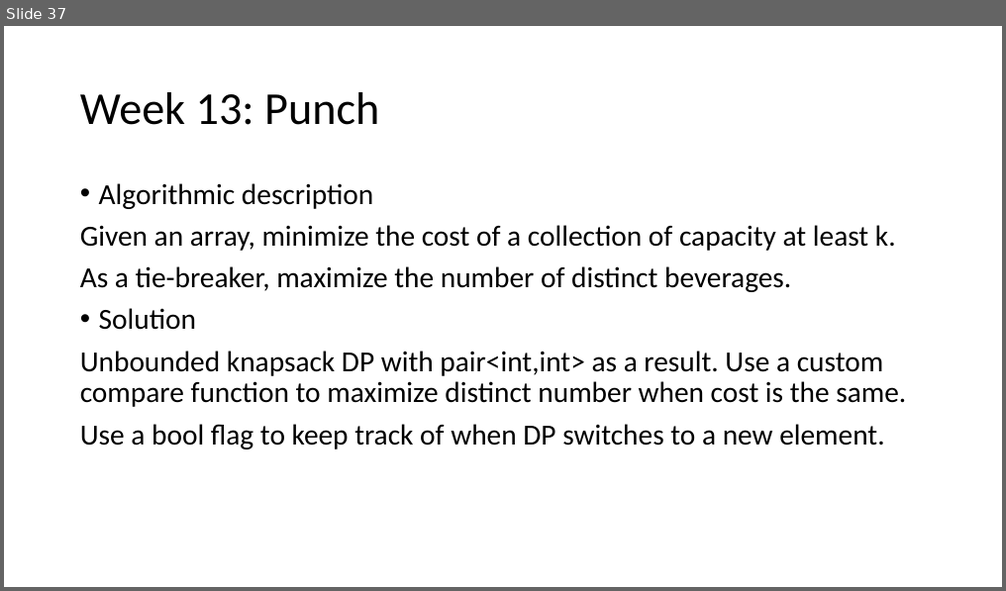
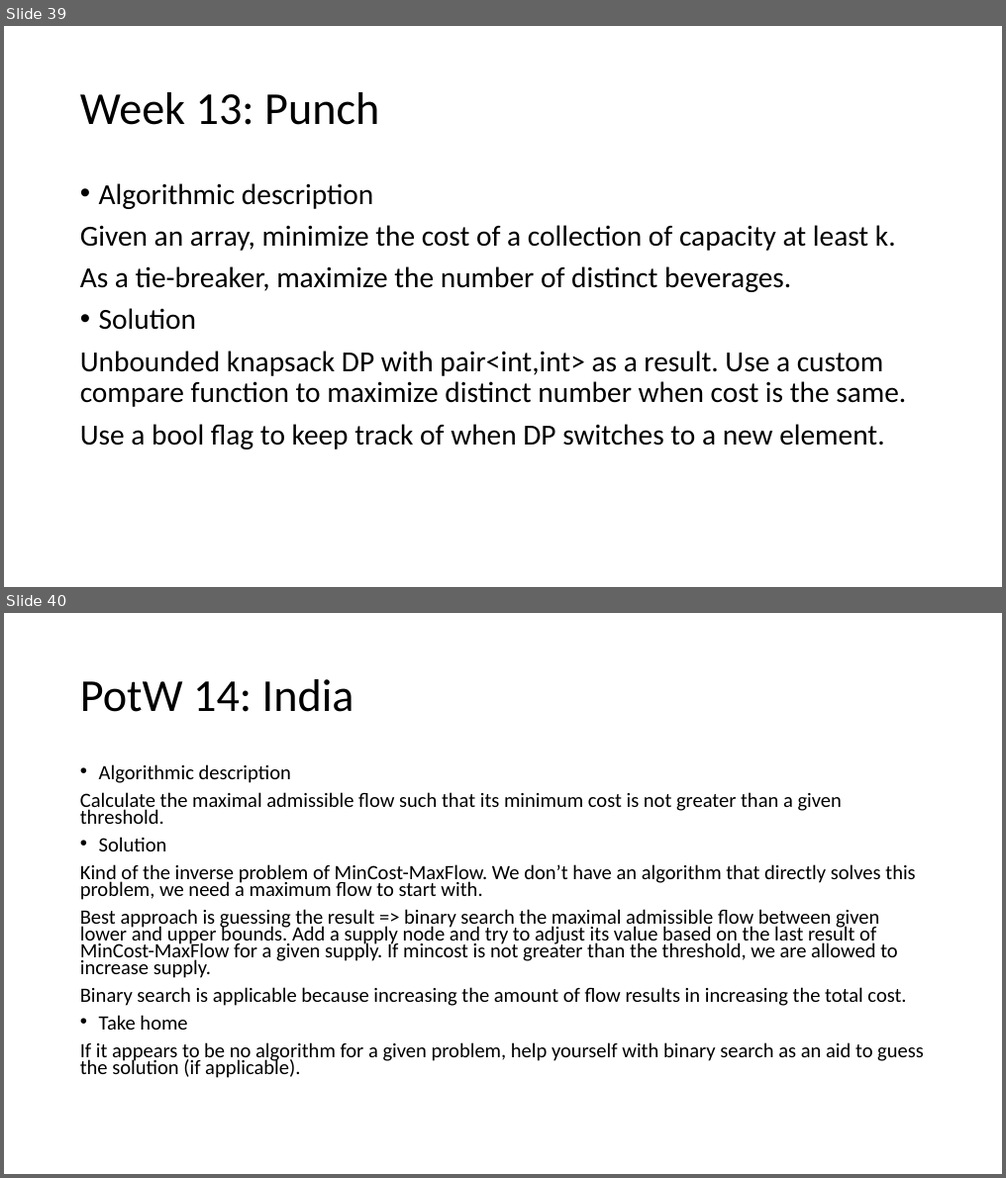
Before and after one commit to giacomocamposampiero/algolab, a slide deck: Recap.pptx. Shown one above the other, each under a label of ours: slide 37 before the commit, slides 39 and 40 after it. The pictures are 1006x591 and 1006x1178 pixels, drawn with LibreOffice and Linux fonts; fonts in the diff are those of the drawing. Boxes give left, top, right and bottom in pixels: in the first picture for what was removed or moved away, otherwise in the second. Text is boxed around its words. In the diff, an @@ line names an element or a change of style, - is before the commit and + after.

Commit message:
Added more problems

```diff
--- a/Recap.pptx
+++ b/Recap.pptx
@@ slide 40 added at box(4, 613, 1002, 1174), background #FFFFFF @@
@@ title added at box(80, 679, 354, 712), 44 pt, text #000000 @@
+PotW 14: India
@@ text added at box(80, 764, 924, 1078), 19.6 pt, text #000000 @@
+• Algorithmic description
+Calculate the maximal admissible flow such that its minimum cost is not greater than a given threshold.
+• Solution
+Kind of the inverse problem of MinCost-MaxFlow. We don’t have an algorithm that directly solves this problem, we need a maximum flow to start with.
+Best approach is guessing the result => binary search the maximal admissible flow between given lower and upper bounds. Add a supply node and try to adjust its value based on the last result of MinCost-MaxFlow for a given supply. If mincost is not greater than the threshold, we are allowed to increase supply.
+Binary search is applicable because increasing the amount of flow results in increasing the total cost.
+• Take home
+If it appears to be no algorithm for a given problem, help yourself with binary search as an aid to guess the solution (if applicable).
@@ what was slide 37 is now slide 39 @@
```
Also in this commit, not shown: 2 other slides added, 3 other files.
